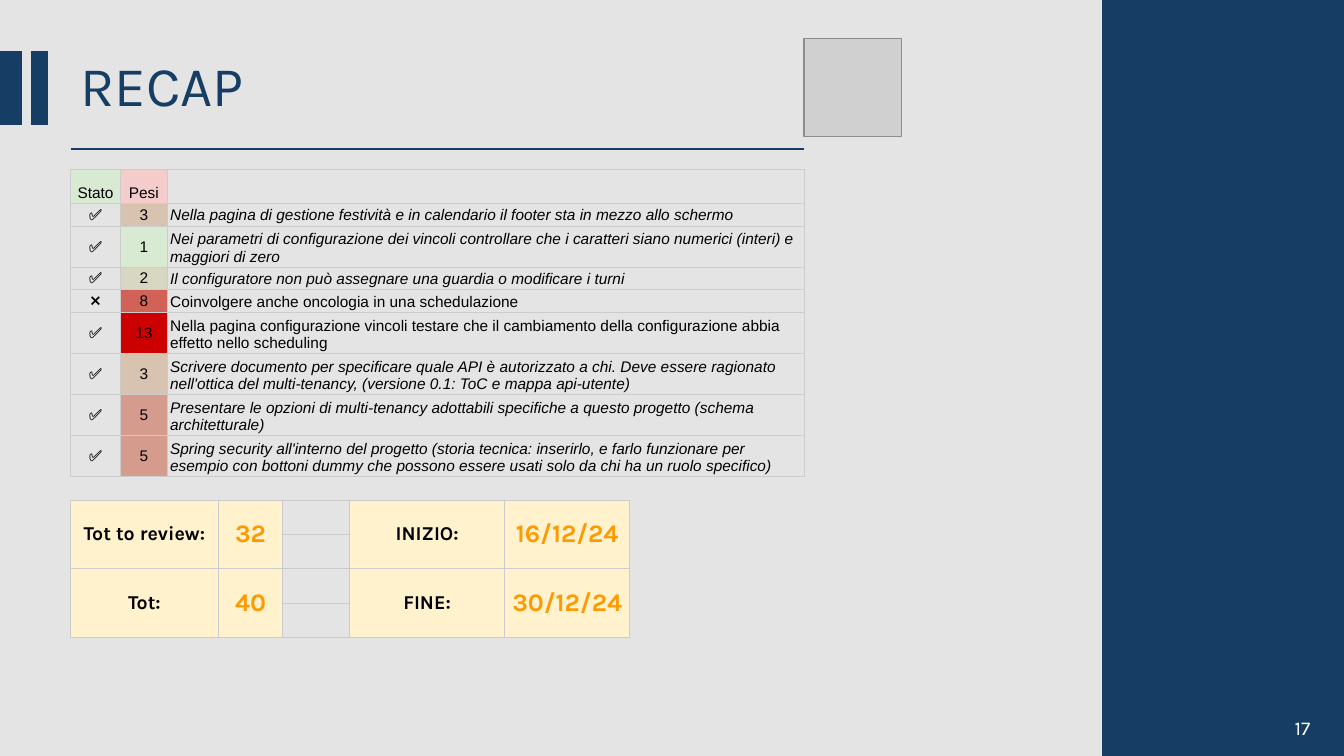
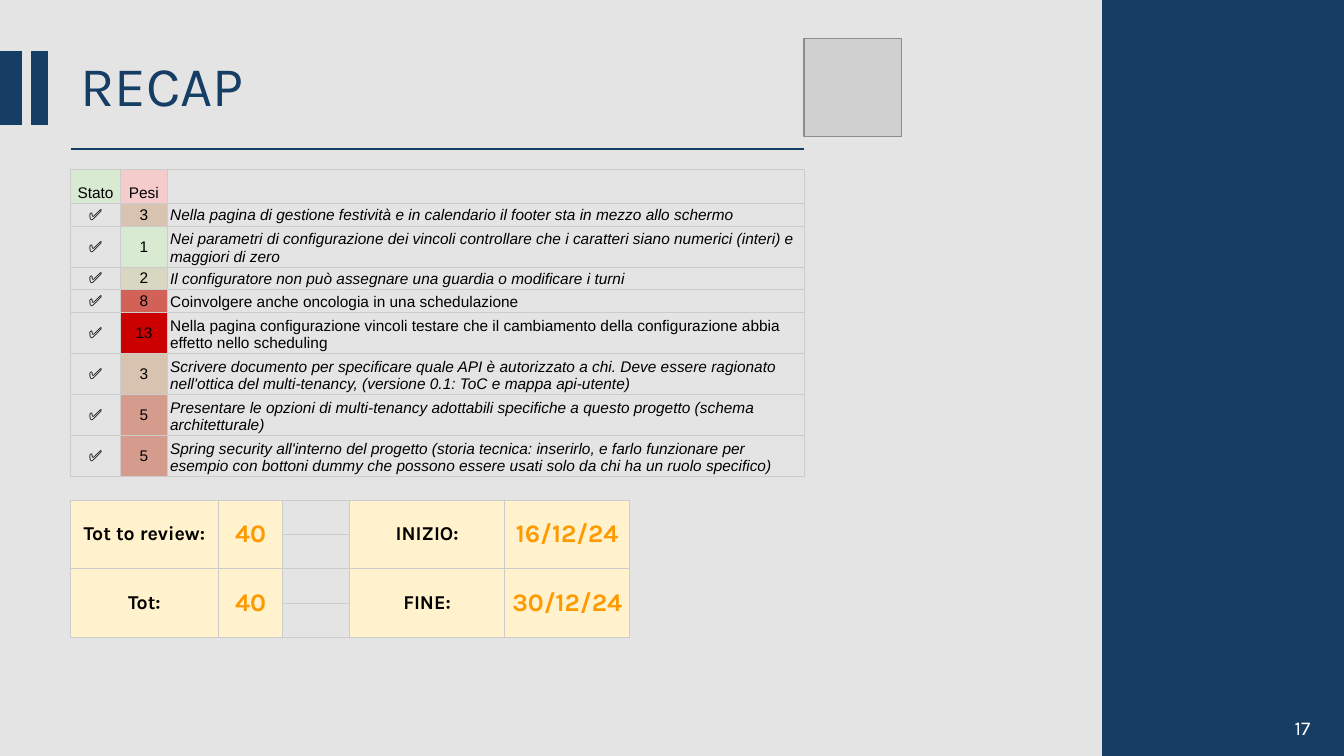
Before and after one commit to CSW-Teams/MS3-docs, a slide deck: slide 17 of ShiftsHappen/Sprint 1/CSW Sprint 1.pptm. Drawn at 1344x756 pixels with LibreOffice and Linux fonts; fonts in the diff are those of the drawing; grey boxes stand for pictures. Boxes give left, top, right and bottom in pixels: in the first picture for what was removed or moved away, otherwise in the second. Text is boxed around its words. In the diff, an @@ line names an element or a change of style, - is before the commit and + after.

Commit message:
Updated slides for recap

```diff
--- a/ShiftsHappen/Sprint 1/CSW Sprint 1.pptm
+++ b/ShiftsHappen/Sprint 1/CSW Sprint 1.pptm
@@ table at box(71, 169, 805, 478) @@
-row 5, column 1: ❌
+row 5, column 1: ✅
@@ table at box(71, 500, 631, 638) @@
-row 1, column 2: 32
+row 1, column 2: 40
```
Also in this commit, not shown: 1 other slide changed, 1 slide added.
